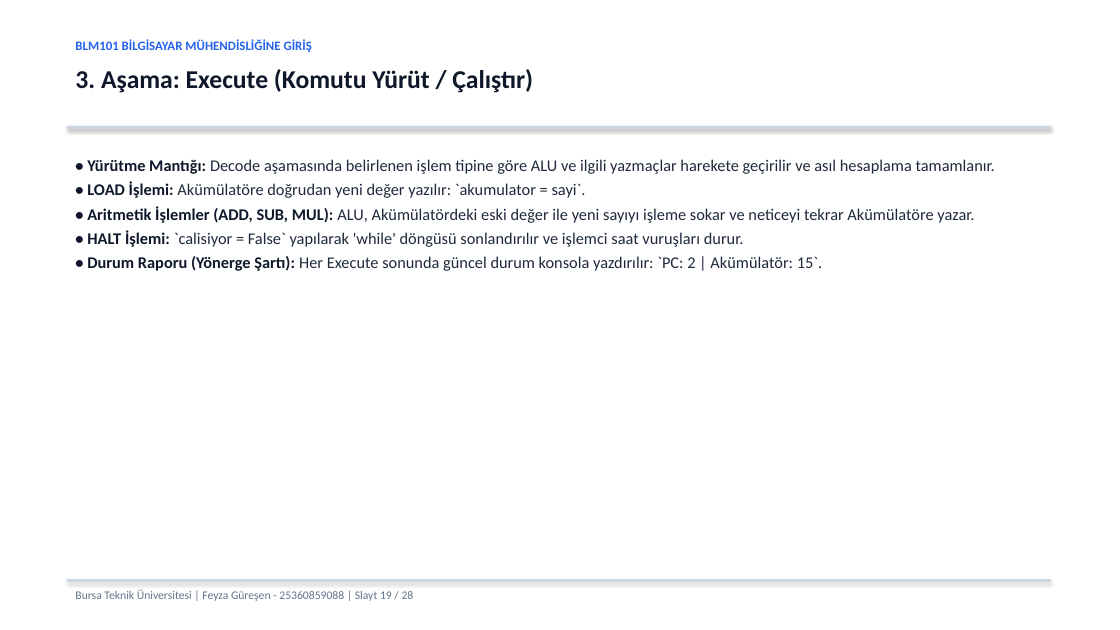
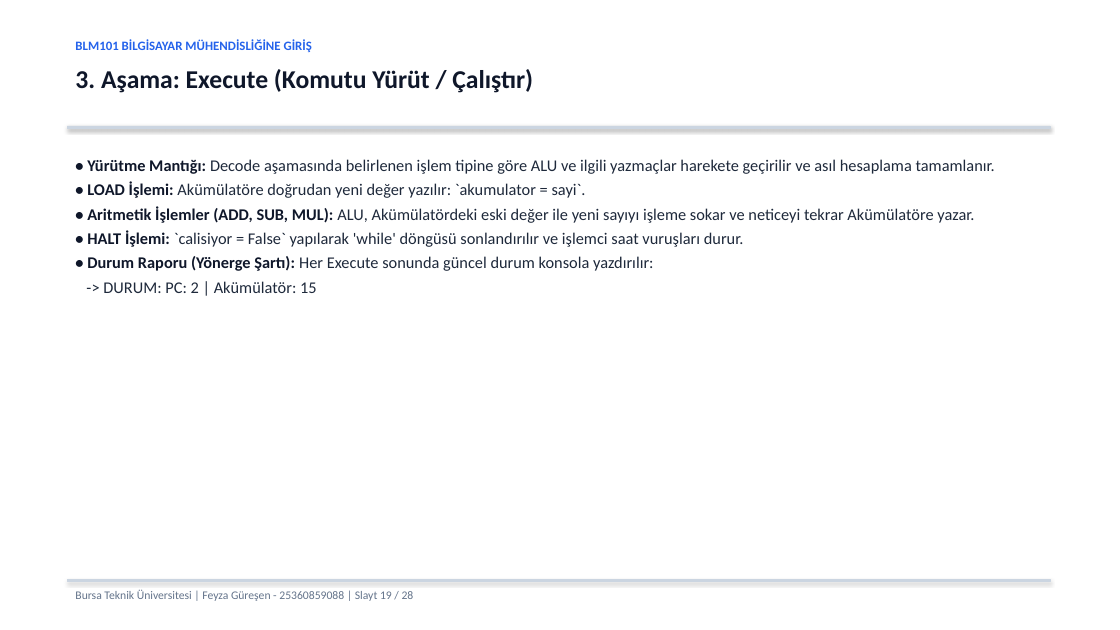
Before and after one commit to feyzaguresen/BLM101_25360859088_FeyzaGuresen, a slide deck: slide 19 of sunum.pptx. Drawn at 1120x630 pixels with LibreOffice and Linux fonts; fonts in the diff are those of the drawing. Boxes give left, top, right and bottom in pixels: in the first picture for what was removed or moved away, otherwise in the second. Text is boxed around its words. In the diff, an @@ line names an element or a change of style, - is before the commit and + after.

```diff
--- a/sunum.pptx
+++ b/sunum.pptx
@@ text at (x1=87, y1=256, x2=653, y2=293): text changed @@
-• Durum Raporu (Yönerge Şartı): Her Execute sonunda güncel durum konsola yazdırılır: `PC: 2 | Akümülatör: 15`.
+• Durum Raporu (Yönerge Şartı): Her Execute sonunda güncel durum konsola yazdırılır:
+-> DURUM: PC: 2 | Akümülatör: 15
```
Also in this commit, not shown: 12 other slides changed, 3 other files.
